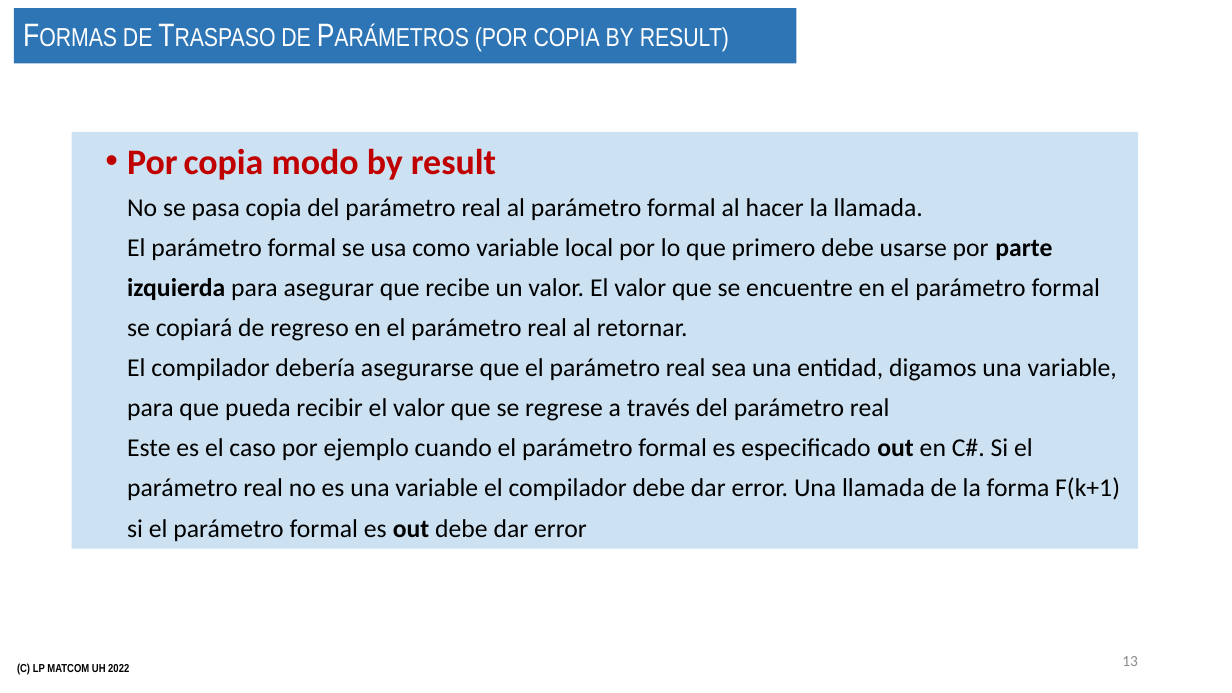
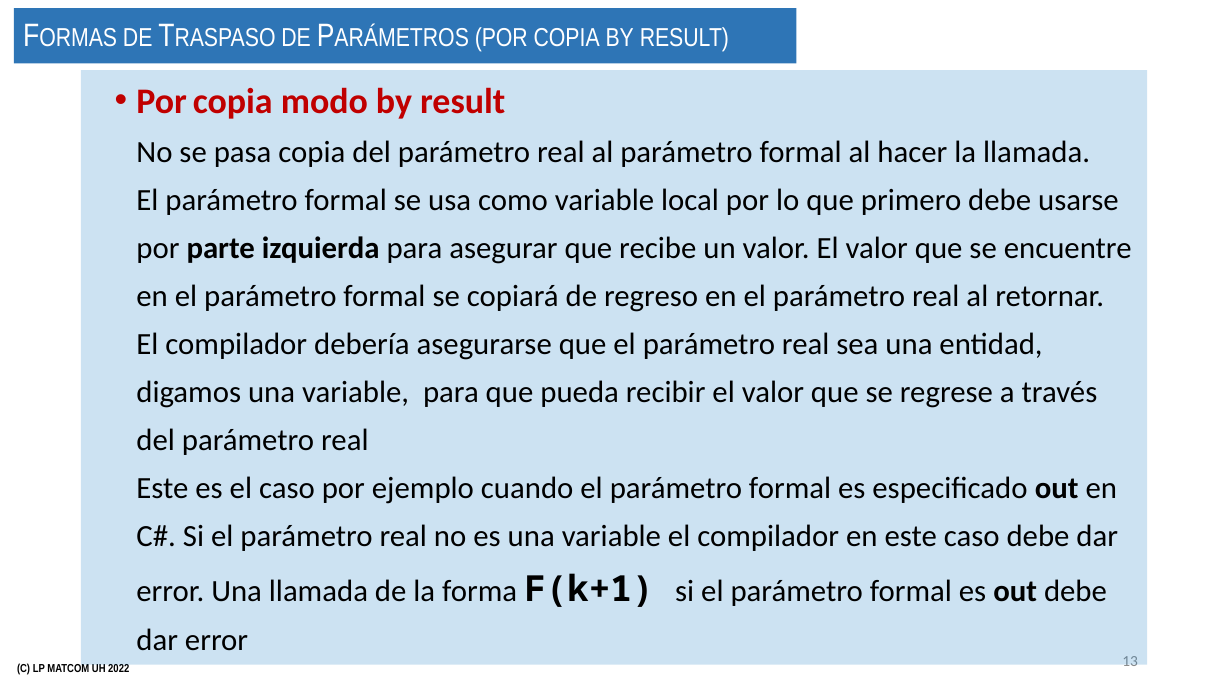
Before and after one commit to matcom/programming-languages, a slide deck: slide 13 of conferencias/conferencia_03.2_referencias_y_valores_copia_e_igualdad_traspaso_de_parámetros.pptx. Drawn at 1232x693 pixels with LibreOffice and Linux fonts; fonts in the diff are those of the drawing; background and template pictures are left out. Boxes give left, top, right and bottom in pixels: in the first picture for what was removed or moved away, otherwise in the second. Text is boxed around its words. In the diff, an @@ line names an element or a change of style, - is before the commit and + after.

```diff
--- a/conferencias/conferencia_03.2_referencias_y_valores_copia_e_igualdad_traspaso_de_parámetros.pptx
+++ b/conferencias/conferencia_03.2_referencias_y_valores_copia_e_igualdad_traspaso_de_parámetros.pptx
@@ rectangle "Por copia modo by result": place and size @@
-rectangle "Por copia modo by result" at <box>72,132,1139,549</box>
+rectangle "Por copia modo by result" at <box>81,70,1148,665</box>
@@ text in rectangle at <box>136,140,1132,455</box>: size 20 to 24 pt in "No se pasa copia del parámetro real ...", "El parámetro formal se usa como variable ...", "El compilador debería asegurarse que el parámetro ..." @@
@@ text in rectangle at <box>136,476,1118,651</box>: text changed; size 20 to 24 pt @@
-  Este es el caso por ejemplo cuando el parámetro formal es especificado out en C#. Si el parámetro real no es una variable el compilador debe dar error. Una llamada de la forma F(k+1) si el parámetro formal es out debe dar error
+  Este es el caso por ejemplo cuando el parámetro formal es especificado out en C#. Si el parámetro real no es una variable el compilador en este caso debe dar error. Una llamada de la forma F(k+1) si el parámetro formal es out debe dar error
```
Also in this commit, not shown: 8 other slides changed, 1 slide added, 4 other files.
